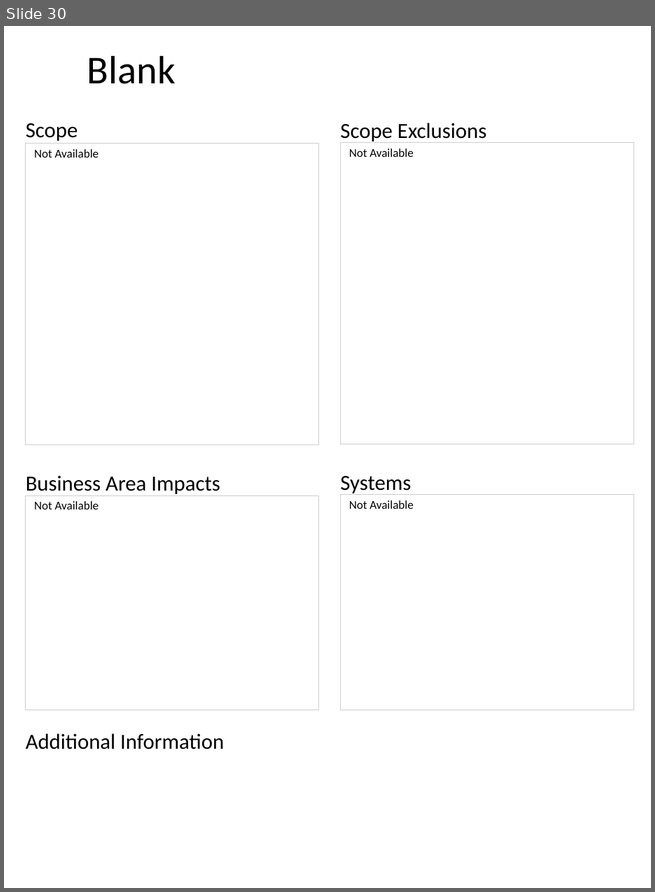
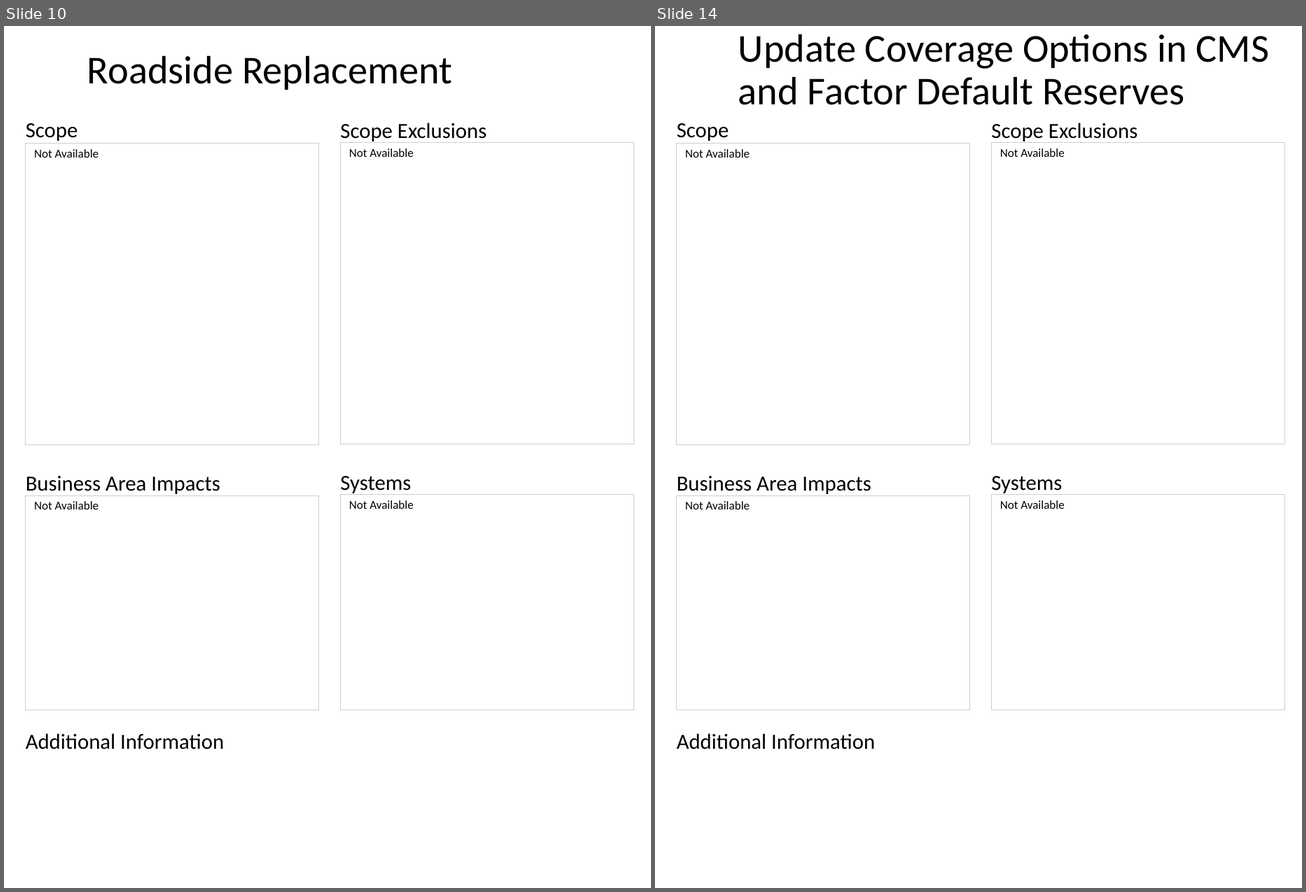
Before and after one commit to spikewood/Project-Report-Generator, a slide deck: ppt_output.pptx. Shown side by side, each under a label of ours: slide 30 before the commit, slides 10 and 14 after it; the slides between them are not shown. The pictures are 655x892 and 1306x892 pixels, drawn with LibreOffice and Linux fonts; fonts in the diff are those of the drawing; background and template pictures are left out. Boxes give left, top, right and bottom in pixels: in the first picture for what was removed or moved away, otherwise in the second. Text is boxed around its words. In the diff, an @@ line names an element or a change of style, - is before the commit and + after.

```diff
--- a/ppt_output.pptx
+++ b/ppt_output.pptx
@@ slide 14 added at [655,26,1302,888], background #FFFFFF; not listed: 5 template elements that a slide beside it also shows @@
@@ title added at [738,34,1269,105], 33 pt, text #000000 @@
+Update Coverage Options in CMS and Factor Default Reserves
@@ text added at [677,144,970,445], outline #D0CECE 0.75 pt, 10 pt, text #000000 @@
+Not Available
@@ text added at [991,142,1284,445], outline #D0CECE 0.75 pt, 10 pt, text #000000 @@
+Not Available
@@ text added at [677,496,970,711], outline #D0CECE 0.75 pt, 10 pt, text #000000 @@
+Not Available
@@ text added at [991,495,1284,711], outline #D0CECE 0.75 pt, 10 pt, text #000000 @@
+Not Available
@@ what was slide 30 is now slide 10 @@
@@ slide 10 changed as well @@
@@ title at [87,55,452,90]: text changed @@
-Blank
+Roadside Replacement
```
Also in this commit, not shown: 1 other slide changed, 15 other slides added, 26 slides removed, 4 other files.
